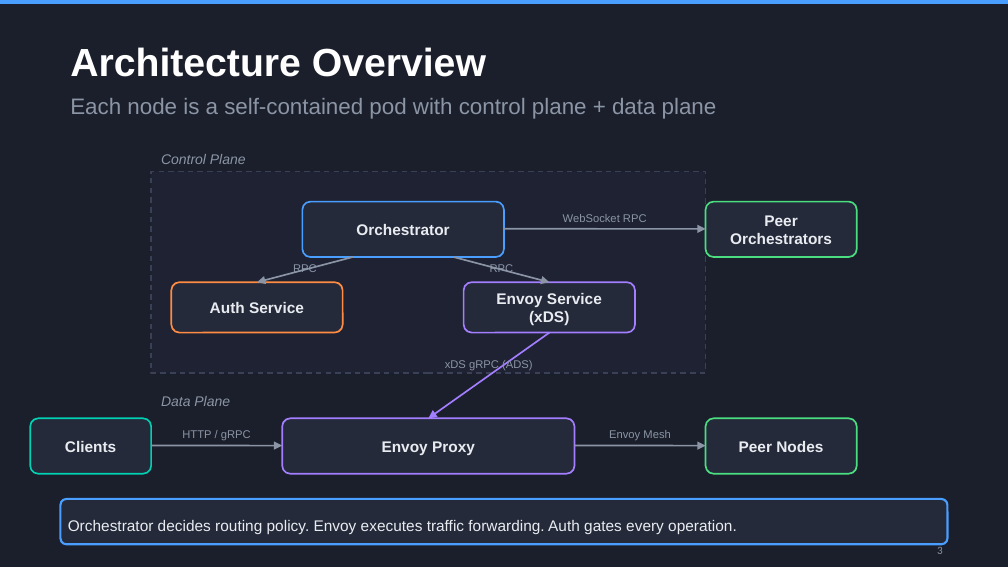
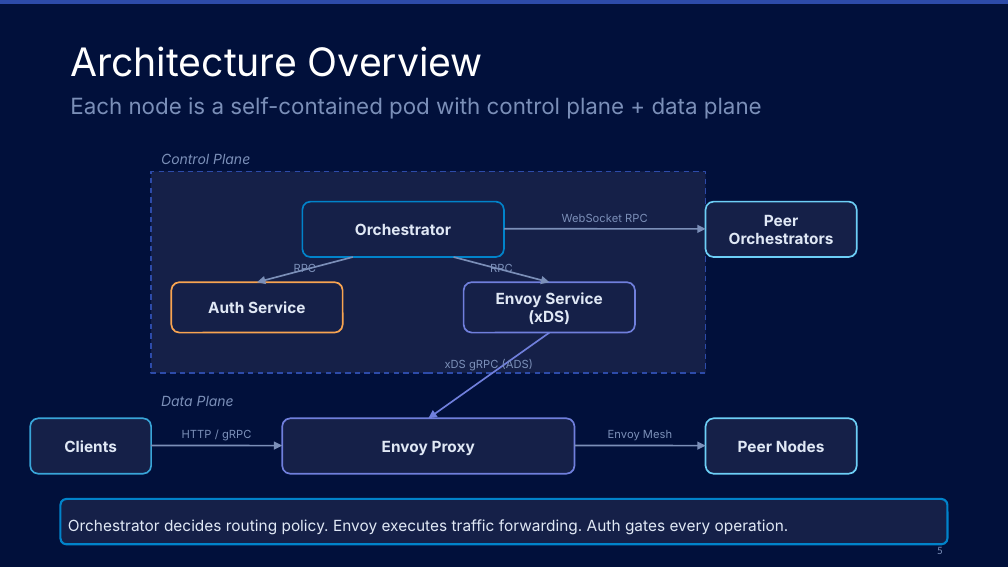
Before and after one commit to orbisoperations/catalyst-router, a slide deck: slide 5 of docker-compose/catalyst-router-deck.pptx (slide 3 before the commit). Drawn at 1008x567 pixels with LibreOffice and Linux fonts; fonts in the diff are those of the drawing. Boxes give left, top, right and bottom in pixels: in the first picture for what was removed or moved away, otherwise in the second. Text is boxed around its words. In the diff, an @@ line names an element or a change of style, - is before the commit and + after.

```diff
--- a/docker-compose/catalyst-router-deck.pptx
+++ b/docker-compose/catalyst-router-deck.pptx
@@ background #1B1F2B to #01103B @@
@@ rectangle at (0,0,1008,4): fill #4A9EFF to #2D4BA9 @@
@@ text "Architecture Overview" at (70,46,483,77): font Arial to Inter, bold off @@
@@ rectangle at (151,171,706,373): fill #1E2233 to #152048; outline #3A4055 1 pt dashed to #2D4BA9 1 pt dashed @@
@@ rounded rectangle "Orchestrator" at (302,202,504,257): font Arial to Inter, text colour #E8ECF1 to #E0E8F5; fill #252A3A to #152048; outline #4A9EFF 1.2 pt to #0183CA 1.2 pt @@
@@ font Arial to Inter, text colour #8B95A5 to #7B8FB8 in 9 elements at (70,97,762,119), (161,154,250,164), (294,264,317,273), (490,264,513,274), (161,396,234,406), (445,359,533,372), (182,430,251,441), (608,430,672,440), (562,214,648,222) @@
@@ rounded rectangle "Peer" at (706,202,857,257): font Arial to Inter, text colour #E8ECF1 to #E0E8F5; fill #252A3A to #152048; outline #4ADE80 1.2 pt to #6DCFF6 1.2 pt @@
@@ arrow (504, 229) - (706, 229): stroke #8B95A5 1.2 pt to #7B8FB8 1.2 pt @@
@@ arrow (353, 257) - (257, 282): stroke #8B95A5 1.2 pt to #7B8FB8 1.2 pt @@
@@ arrow (454, 257) - (549, 282): stroke #8B95A5 1.2 pt to #7B8FB8 1.2 pt @@
@@ rounded rectangle "Auth Service" at (171,282,343,333): font Arial to Inter, text colour #E8ECF1 to #E0E8F5; fill #252A3A to #152048; outline #FF8C42 1.2 pt to #F8A451 1.2 pt @@
@@ rounded rectangle "Envoy Service" at (464,282,635,333): font Arial to Inter, text colour #E8ECF1 to #E0E8F5; fill #252A3A to #152048; outline #A37EFF 1.2 pt to #707FDC 1.2 pt @@
@@ arrow (549, 333) - (428, 418): stroke #A37EFF 1.2 pt to #707FDC 1.2 pt @@
@@ rounded rectangle "Clients" at (30,418,151,474): font Arial to Inter, text colour #E8ECF1 to #E0E8F5; fill #252A3A to #152048; outline #00D1B2 1.2 pt to #39A5D8 1.2 pt @@
@@ rounded rectangle "Envoy Proxy" at (282,418,575,474): font Arial to Inter, text colour #E8ECF1 to #E0E8F5; fill #252A3A to #152048; outline #A37EFF 1.2 pt to #707FDC 1.2 pt @@
@@ rounded rectangle "Peer Nodes" at (706,418,857,474): font Arial to Inter, text colour #E8ECF1 to #E0E8F5; fill #252A3A to #152048; outline #4ADE80 1.2 pt to #6DCFF6 1.2 pt @@
@@ arrow (151, 446) - (282, 446): stroke #8B95A5 1.2 pt to #7B8FB8 1.2 pt @@
@@ arrow (575, 446) - (706, 446): stroke #8B95A5 1.2 pt to #7B8FB8 1.2 pt @@
@@ rounded rectangle "Orchestrator decides routing policy. Envoy ..." at (60,499,948,544): font Arial to Inter, text colour #E8ECF1 to #E0E8F5; fill #252A3A to #152048; outline #4A9EFF 1.5 pt to #0183CA 1.5 pt @@
@@ page number at (937,545,943,554): text changed; text colour #8B95A5 to #7B8FB8 @@
-3
+5
```
Also in this commit, not shown: 15 other slides changed, 2 slides added, 1 other file.
